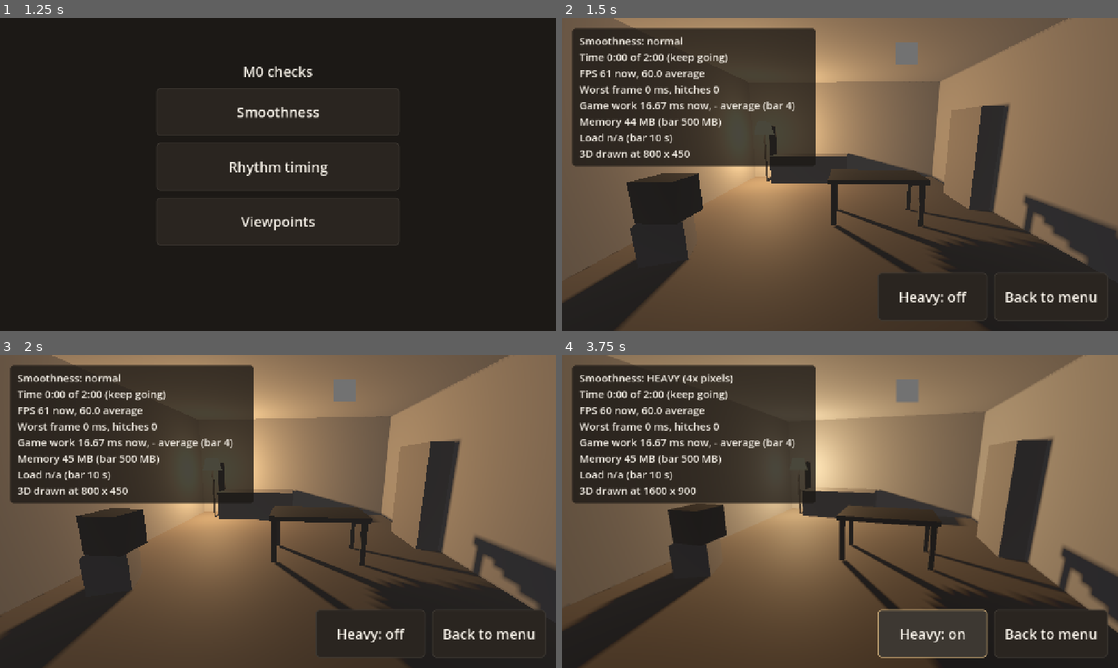
Above: before the commit, frames 1-4 (two rows, left to right).
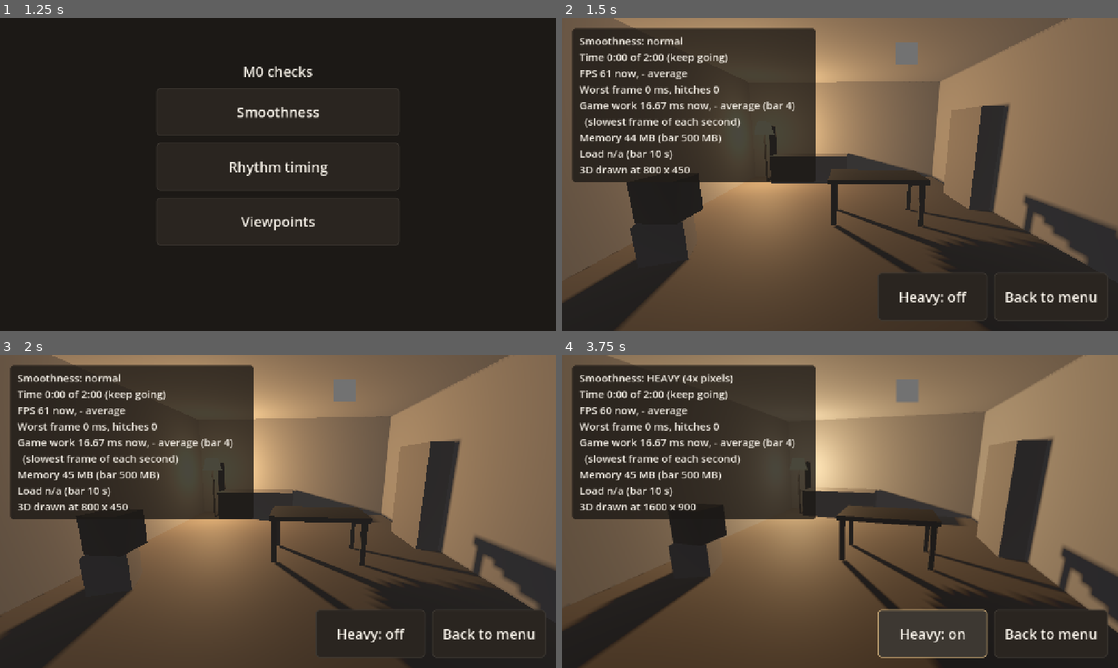
Above: after the commit, the same moments.

Repository: dsickles/Threshold
Game: Godot game, scene res://scenes/ui/m0_menu.tscn
Two runs of this game, one before a commit and one after it. Both use one fixed random seed, a clock stepped at 60 frames per second and the inputs below.
Inputs:
- Up to frame 1 (1.25 s): click "Tap to begin" at 0.5 s
- Up to frame 2 (1.5 s): click "Smoothness" at 1.25 s
- Up to frame 3 (2 s): no input
- Up to frame 4 (3.75 s): click "Heavy: off" at 2 s; click "Heavy: on" at 2.75 s; click "Heavy: off" at 3.5 s

Frame 1 is identical in both runs. In frame 2, 3.0% of the frame differs, in the area x 1-38%, y 16-53%; in frame 3, 3.0%; in frame 4, 3.2%, in the area x 1-46%, y 16-53%.

Commit message:
Smoothness check review fixes: real-clock frame timing, warm-up out of FPS average, focus ring, clearer notes (DAS-67)
Co-Authored-By: Claude Opus 5.5 <noreply@anthropic.com>

Diff:
--- a/game/scenes/m0_checks/smoothness/smoothness_check.gd
+++ b/game/scenes/m0_checks/smoothness/smoothness_check.gd
@@ -26,7 +26,8 @@
 
 var _camera_start: Vector3
 var _look_target := Vector3(0.0, 1.0, -1.5)
-var _time := 0.0
+var _sway_time := 0.0
+var _last_frame_usec := 0
 var _load_s := -1.0
 
 var _elapsed := 0.0
@@ -48,18 +49,21 @@
 
 
 func _process(delta: float) -> void:
-	_time += delta
+	_sway_time += delta
 	# Slow sway so any stutter is easy to see.
-	_camera.position = _camera_start + Vector3(sin(_time * 0.5) * 0.8, sin(_time * 0.3) * 0.1, 0.0)
+	_camera.position = _camera_start + Vector3(sin(_sway_time * 0.5) * 0.8, sin(_sway_time * 0.3) * 0.1, 0.0)
 	_camera.look_at(_look_target)
 
 	var screen_width := float(get_window().size.x)
 	(_proof_square.material_override as ShaderMaterial).set_shader_parameter("screen_width", screen_width)
 
+	# Real clock time, because Godot smooths delta and that can hide hitches.
+	var now_usec := Time.get_ticks_usec()
+	var frame_ms := (now_usec - _last_frame_usec) / 1000.0
+	_last_frame_usec = now_usec
 	_elapsed += delta
-	_frames += 1
 	if _elapsed > WARMUP_SECONDS:
-		var frame_ms := delta * 1000.0
+		_frames += 1
 		_worst_ms = maxf(_worst_ms, frame_ms)
 		if frame_ms > HITCH_MS:
 			_hitches += 1
@@ -81,10 +85,13 @@
 	lines.append("Smoothness: %s" % ("HEAVY (4x pixels)" if heavy else "normal"))
 	var run_note := "done" if _elapsed >= RUN_SECONDS else "keep going"
 	lines.append("Time %s of %s (%s)" % [_clock(_elapsed), _clock(RUN_SECONDS), run_note])
-	lines.append("FPS %d now, %.1f average" % [Engine.get_frames_per_second(), _frames / maxf(_elapsed, 0.001)])
+	var counted_s := _elapsed - WARMUP_SECONDS
+	var fps_avg := "%.1f" % (_frames / counted_s) if counted_s > 0.0 else "-"
+	lines.append("FPS %d now, %s average" % [Engine.get_frames_per_second(), fps_avg])
 	lines.append("Worst frame %.0f ms, hitches %d" % [_worst_ms, _hitches])
 	var work_avg := "%.2f" % (_work_ms_total / _work_samples) if _work_samples > 0 else "-"
 	lines.append("Game work %.2f ms now, %s average (bar %.0f)" % [_work_ms_now(), work_avg, WORK_BAR_MS])
+	lines.append("  (slowest frame of each second)")
 	lines.append("Memory %s (bar %.0f MB)" % [_memory_text(), MEMORY_BAR_MB])
 	lines.append("Load %s (bar %.0f s)" % ["%.1f s" % _load_s if _load_s >= 0.0 else "n/a", LOAD_BAR_S])
 	lines.append("3D drawn at %d x %d" % [roundi(window_size.x * scale), roundi(window_size.y * scale)])
@@ -92,6 +99,7 @@
 
 
 # Godot's built-in process timer: the game's own work in a frame, in ms.
+# Godot reports the slowest frame of the last second, so this runs high.
 func _work_ms_now() -> float:
 	return Performance.get_monitor(Performance.TIME_PROCESS) * 1000.0
 
@@ -136,6 +144,7 @@
 	_work_ms_total = 0.0
 	_next_work_sample = WARMUP_SECONDS
 	_next_stats_refresh = 0.0
+	_last_frame_usec = Time.get_ticks_usec()
 	_worst_ms = 0.0
 	_hitches = 0
 
--- a/game/scenes/m0_checks/smoothness/smoothness_check.tscn
+++ b/game/scenes/m0_checks/smoothness/smoothness_check.tscn
@@ -110,6 +110,18 @@
 corner_radius_bottom_right = 8
 corner_radius_bottom_left = 8
 
+[sub_resource type="StyleBoxFlat" id="StyleBoxFlat_focus"]
+draw_center = false
+border_width_left = 2
+border_width_top = 2
+border_width_right = 2
+border_width_bottom = 2
+border_color = Color(0.769, 0.647, 0.455, 1)
+corner_radius_top_left = 8
+corner_radius_top_right = 8
+corner_radius_bottom_right = 8
+corner_radius_bottom_left = 8
+
 [sub_resource type="StyleBoxFlat" id="StyleBoxFlat_panel"]
 content_margin_left = 16.0
 content_margin_top = 12.0
@@ -129,7 +141,7 @@
 Button/colors/font_focus_color = Color(0.957, 0.937, 0.902, 1)
 Button/colors/font_hover_pressed_color = Color(0.957, 0.937, 0.902, 1)
 Button/font_sizes/font_size = 32
-Button/styles/focus = SubResource("StyleBoxFlat_normal")
+Button/styles/focus = SubResource("StyleBoxFlat_focus")
 Button/styles/hover = SubResource("StyleBoxFlat_normal")
 Button/styles/hover_pressed = SubResource("StyleBoxFlat_pressed")
 Button/styles/normal = SubResource("StyleBoxFlat_normal")
@@ -273,7 +285,7 @@
 offset_left = 24.0
 offset_top = 24.0
 offset_right = 584.0
-offset_bottom = 300.0
+offset_bottom = 330.0
 mouse_filter = 2
 
 [node name="Stats" type="Label" parent="Hud/Root/StatsPanel"]
Not shown: 1 places in game/scenes/m0_checks/smoothness/smoothness_check.tscn that only renumber resources
Not shown, changed: docs/playtests/2026-10-17-m0-smoothness.md
